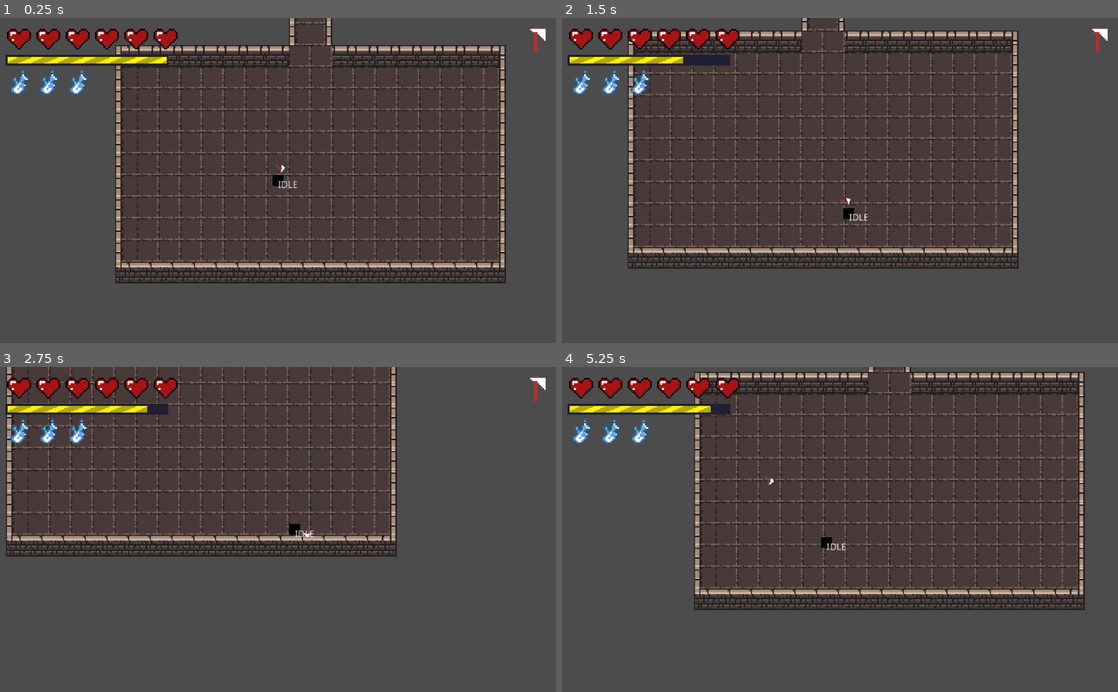
Above: before the commit, frames 1-4 (two rows, left to right).
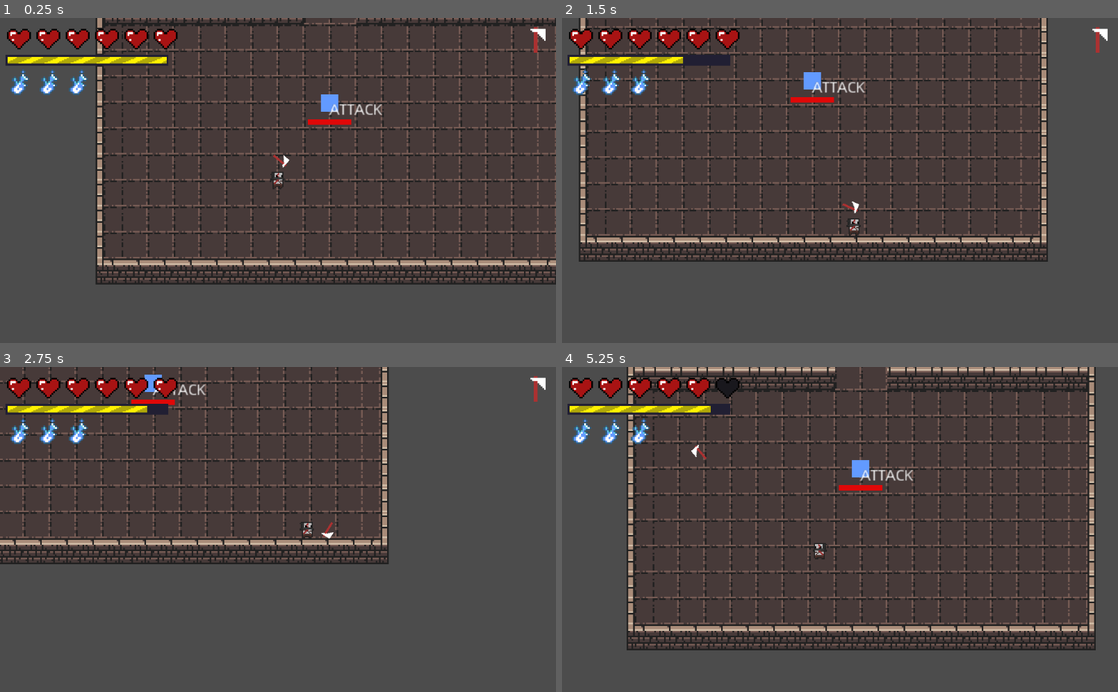
Above: after the commit, the same moments.

Repository: renzoventura/god-of-war
Game: Godot game, scene res://scenes/level/LEVELS/Level1.tscn
The game is run twice, just before and just after one commit, with the same random seed, the same clock (stepped at 60 frames per second) and the same inputs. This scene is started directly instead of the project's main scene.
Inputs (mouse positions are in pixels of both pictures, inside the frame that each line leads up to):
- Up to frame 1 (0.25 s): no input
- Up to frame 2 (1.5 s): tap Enter at 0.5 s; move the mouse to (962, 164) at 0.52 s; hold D (right) 0.53-1.28 s; click (962, 164) at 0.6 s; move the mouse to (728, 196) at 1.27 s; hold S (down) from 1.28 s (still down); tap Space (dash) at 1.35 s
- Up to frame 3 (2.75 s): move the mouse to (333, 458) at 2.02 s; release S (down) at 2.03 s; hold D (right) from 2.03 s (still down); right-click (333, 458) at 2.1 s
- Up to frame 4 (5.25 s): move the mouse to (812, 594) at 2.77 s; release D (right) at 2.78 s; hold W (up) 2.78-3.53 s; click (812, 594) at 2.85 s; move the mouse to (1006, 578) at 3.52 s; hold A (left) 3.53-5.03 s; tap Space (dash) at 3.6 s; move the mouse to (673, 480) at 4.27 s; right-click (673, 480) at 4.35 s; move the mouse to (867, 529) at 5.02 s; hold S (down) from 5.03 s (still down); click (867, 529) at 5.1 s

The runs differ from the first frame. In frame 1, 22% of the frame differs, in the area x 17-100%, y 0-83%; in frame 2, 23%; in frame 3, 14%; in frame 4, 27%, in the area x 11-96%, y 0-88%.

Commit message:
Added Animation for walking and hurt player

Diff:
--- a/scenes/level/LEVELS/Level1.tscn
+++ b/scenes/level/LEVELS/Level1.tscn
@@ -1,8 +1,11 @@
-[gd_scene load_steps=2 format=2]
+[gd_scene load_steps=3 format=2]
 
 [ext_resource path="res://scenes/level/TemplateLevel.tscn" type="PackedScene" id=1]
+[ext_resource path="res://scenes/enemy/RangeEnemy.tscn" type="PackedScene" id=2]
 
 [node name="Level1" instance=ExtResource( 1 )]
 
+[node name="RangeEnemy" parent="Enemies" index="0" instance=ExtResource( 2 )]
+
 [node name="TileMap" parent="Environment" index="0"]
 tile_data = PoolIntArray( -655361, 22, 0, -720896, 21, 0, -720895, 21, 0, -720894, 21, 0, -720893, 21, 0, -720892, 21,  …(3324 unchanged characters)…
--- a/scenes/level/TemplateLevel.tscn
+++ b/scenes/level/TemplateLevel.tscn
@@ -28,7 +28,7 @@
 [node name="Environment" type="Node2D" parent="."]
 
 [node name="TileMap" type="TileMap" parent="Environment"]
-scale = Vector2( 2, 2 )
+scale = Vector2( 1.5, 1.5 )
 z_index = -1
 z_as_relative = false
 tile_set = ExtResource( 2 )
--- a/scenes/player/Player.gd
+++ b/scenes/player/Player.gd
@@ -28,10 +28,16 @@
 onready var staminaChargerTimer = $"StaminaChargerTimer"
 onready var hurtTimer = $"HurtTimer"
 onready var playerStateLabel = $"PlayerState"
+onready var sprite = $"SpriteAnimation"
 
 var is_charged : bool = false
 var axe_mana : int = 0
 var is_invinsible : bool = false
+var is_facing_right : bool = true
+
+signal animate_walk;
+signal animate_dodge;
+signal animate_hurt;
 
 func _ready():
 	update_lives_gui()
@@ -49,13 +55,15 @@
 
 func hurting():
 	playerStateLabel.text = "HURT"
-	move()
-	move_sword()
-	move_and_slide(motion)
+	animate_hurt()
+#	move()
+#	move_sword()
+#	move_and_slide(motion)
 
 func idle():
 	playerStateLabel.text = "IDLE"
 	move()
+	animate_walk()
 	move_sword()
 	dash()
 	move_and_slide(motion)
@@ -82,8 +90,10 @@
 		motion.y = lerp(motion.y, 0, FRICTION)
 	if Input.is_action_pressed("left"):
 		motion.x = clamp(motion.x - SPEED, -MAX_SPEED, 0)
+		is_facing_right = false
 	elif Input.is_action_pressed("right"):
 		motion.x = clamp(motion.x + SPEED, 0, MAX_SPEED)
+		is_facing_right = true
 	else:
 		motion.x = lerp(motion.x, 0, FRICTION)
 
@@ -186,3 +196,9 @@
 		damage()
 		hurtTimer.start()
 		state = HURT
+
+func animate_walk():
+	emit_signal("animate_walk", motion, is_facing_right)
+
+func animate_hurt():
+	emit_signal("animate_hurt")
--- a/scenes/player/Player.tscn
+++ b/scenes/player/Player.tscn
@@ -1,6 +1,6 @@
 [gd_scene load_steps=6 format=2]
 
-[ext_resource path="res://assets/player/player_sprite.png" type="Texture" id=1]
+[ext_resource path="res://scenes/player/SpriteAnimation.tscn" type="PackedScene" id=1]
 [ext_resource path="res://scenes/player/Player.gd" type="Script" id=2]
 [ext_resource path="res://scenes/player/Sword.tscn" type="PackedScene" id=3]
 
@@ -16,8 +16,7 @@
 collision_mask = 4
 script = ExtResource( 2 )
 
-[node name="Sprite" type="Sprite" parent="."]
-texture = ExtResource( 1 )
+[node name="SpriteAnimation" parent="." instance=ExtResource( 1 )]
 
 [node name="CollisionShape2D" type="CollisionShape2D" parent="."]
 shape = SubResource( 1 )
@@ -50,6 +49,7 @@
 wait_time = 0.08
 
 [node name="PlayerState" type="Label" parent="."]
+visible = false
 margin_right = 40.0
 margin_bottom = 14.0
 text = "STATE"
@@ -59,10 +59,13 @@
 
 [node name="Camera2D" type="Camera2D" parent="."]
 current = true
-zoom = Vector2( 0.8, 0.8 )
+zoom = Vector2( 0.5, 0.5 )
 smoothing_enabled = true
 
 [node name="HurtTimer" type="Timer" parent="."]
+wait_time = 0.4
+[connection signal="animate_hurt" from="." to="SpriteAnimation" method="_on_Player_animate_hurt"]
+[connection signal="animate_walk" from="." to="SpriteAnimation" method="_on_Player_animate_walk"]
 [connection signal="area_entered" from="HitBox" to="." method="_on_HitBox_area_entered"]
 [connection signal="body_entered" from="HitBox" to="." method="_on_HitBox_body_entered"]
 [connection signal="timeout" from="DashTimer" to="." method="_on_DashTimer_timeout"]
--- /dev/null
+++ b/scenes/player/SpriteAnimation.gd
@@ -0,0 +1,32 @@
+extends Sprite
+
+
+# Declare member variables here. Examples:
+# var a = 2
+# var b = "text"
+onready var animation_player = $SpritePlayer
+
+# Called when the node enters the scene tree for the first time.
+func _ready():
+	pass # Replace with function body.
+
+
+# Called every frame. 'delta' is the elapsed time since the previous frame.
+#func _process(delta):
+#	pass
+
+
+func _on_Player_animate_walk(motion, is_facing_right):
+	if is_facing_right:
+		flip_h = false
+	else:
+		flip_h = true
+	if(round(motion.x) != 0 or round(motion.y) != 0):
+		print(motion)
+		animation_player.play("Walk")
+	else:
+		animation_player.play("idle")
+
+
+func _on_Player_animate_hurt():
+	animation_player.play("hurt")
--- /dev/null
+++ b/scenes/player/SpriteAnimation.tscn
@@ -0,0 +1,62 @@
+[gd_scene load_steps=6 format=2]
+
+[ext_resource path="res://assets/player/player-Sheet.png" type="Texture" id=1]
+[ext_resource path="res://scenes/player/SpriteAnimation.gd" type="Script" id=2]
+
+[sub_resource type="Animation" id=1]
+resource_name = "Walk"
+length = 0.5
+tracks/0/type = "value"
+tracks/0/path = NodePath(".:frame")
+tracks/0/interp = 1
+tracks/0/loop_wrap = true
+tracks/0/imported = false
+tracks/0/enabled = true
+tracks/0/keys = {
+"times": PoolRealArray( 0, 0.1, 0.2, 0.3, 0.4, 0.5 ),
+"transitions": PoolRealArray( 1, 1, 1, 1, 1, 1 ),
+"update": 1,
+"values": [ 0, 1, 2, 3, 4, 1 ]
+}
+
+[sub_resource type="Animation" id=3]
+resource_name = "hurt"
+tracks/0/type = "value"
+tracks/0/path = NodePath(".:frame")
+tracks/0/interp = 1
+tracks/0/loop_wrap = true
+tracks/0/imported = false
+tracks/0/enabled = true
+tracks/0/keys = {
+"times": PoolRealArray( 0, 1 ),
+"transitions": PoolRealArray( 1, 1 ),
+"update": 1,
+"values": [ 5, 0 ]
+}
+
+[sub_resource type="Animation" id=2]
+resource_name = "idle"
+length = 0.1
+tracks/0/type = "value"
+tracks/0/path = NodePath(".:frame")
+tracks/0/interp = 1
+tracks/0/loop_wrap = true
+tracks/0/imported = false
+tracks/0/enabled = true
+tracks/0/keys = {
+"times": PoolRealArray( 0 ),
+"transitions": PoolRealArray( 1 ),
+"update": 1,
+"values": [ 0 ]
+}
+
+[node name="Sprite" type="Sprite"]
+texture = ExtResource( 1 )
+vframes = 3
+hframes = 5
+script = ExtResource( 2 )
+
+[node name="SpritePlayer" type="AnimationPlayer" parent="."]
+anims/Walk = SubResource( 1 )
+anims/hurt = SubResource( 3 )
+anims/idle = SubResource( 2 )
Binary file added: assets/player/player-Sheet.png
Not shown, added: assets/player/player-Sheet.png.import
